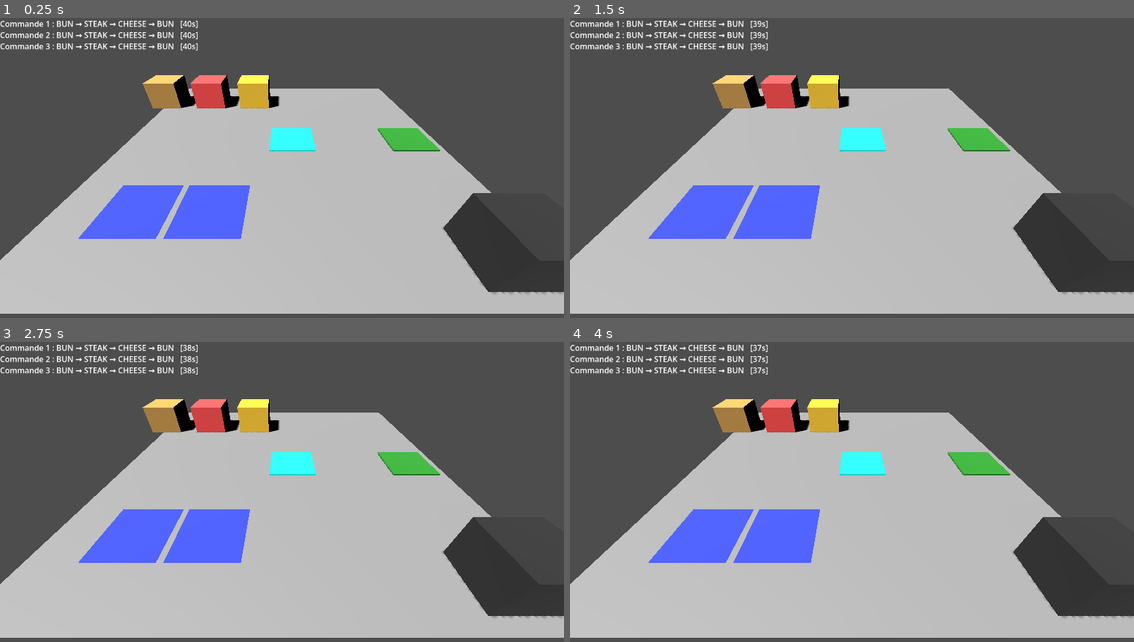
Above: before the commit, frames 1-4 (two rows, left to right).
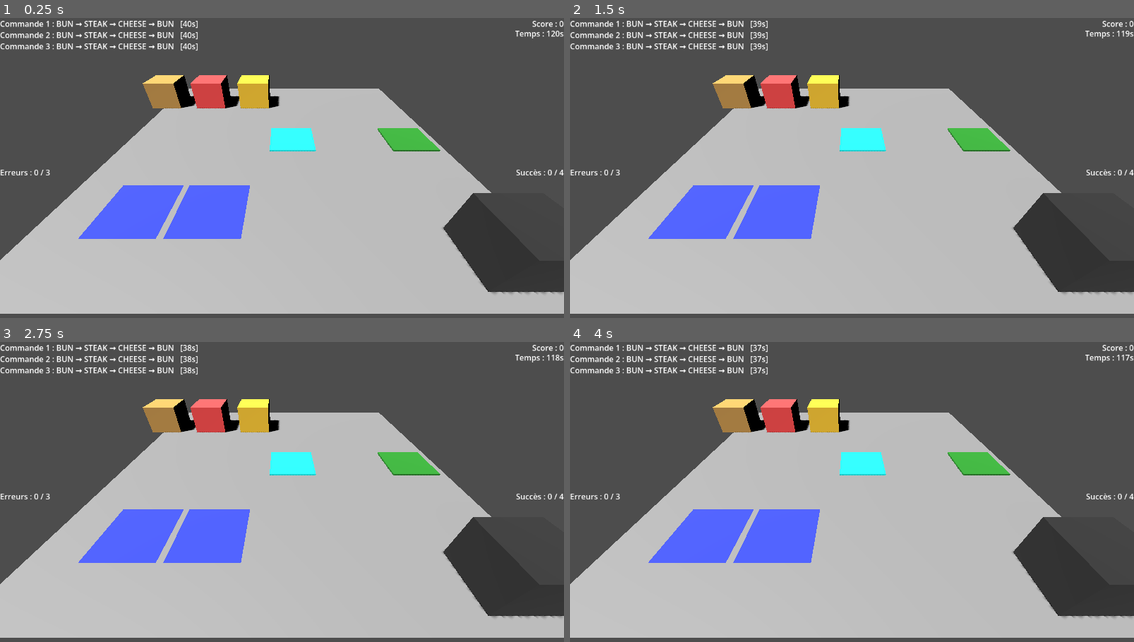
Above: after the commit, the same moments.

Repository: arthur-mdn/Godot-Burger-Maker
Game: Godot game, scene res://Scenes/main.tscn
Same seed, same stepped clock (60 frames per second), same inputs: the game is played once before the commit and once after it.
Inputs (mouse positions are in pixels of both pictures, inside the frame that each line leads up to):
- Up to frame 1 (0.25 s): no input
- Up to frame 2 (1.5 s): tap Enter at 0.5 s; move the mouse to (976, 162) at 0.52 s; click (976, 162) at 0.67 s; tap Space at 1.25 s; move the mouse to (739, 192) at 1.27 s; click (739, 192) at 1.42 s
- Up to frame 3 (2.75 s): tap Enter at 2 s; move the mouse to (338, 432) at 2.02 s; click (338, 432) at 2.17 s
- Up to frame 4 (4 s): tap Space at 2.75 s; move the mouse to (823, 564) at 2.77 s; click (823, 564) at 2.92 s; tap Enter at 3.5 s; move the mouse to (1021, 549) at 3.52 s; click (1021, 549) at 3.67 s

The runs differ from the first frame. In frame 1, 0.3% of the frame differs, in the area x 0-100%, y 0-53%; in frame 2, 0.3%; in frame 3, 0.3%; in frame 4, 0.3%.

Commit message:
Display all level stats on UI (score, timer, fails and success)

Diff:
--- a/Scenes/main.tscn
+++ b/Scenes/main.tscn
@@ -105,3 +105,63 @@
 fit_content = true
 scroll_active = false
 autowrap_mode = 0
+
+[node name="ScoreLabel" type="RichTextLabel" parent="CanvasLayer" unique_id=505984678]
+anchors_preset = 1
+anchor_left = 1.0
+anchor_right = 1.0
+offset_left = -40.0
+offset_bottom = 40.0
+grow_horizontal = 0
+text = "SCORE"
+fit_content = true
+scroll_active = false
+autowrap_mode = 0
+autowrap_trim_flags = 0
+horizontal_alignment = 2
+
+[node name="TimerLabel" type="RichTextLabel" parent="CanvasLayer" unique_id=1094620887]
+anchors_preset = 1
+anchor_left = 1.0
+anchor_right = 1.0
+offset_left = -40.0
+offset_top = 20.0
+offset_bottom = 60.0
+grow_horizontal = 0
+text = "TIMER"
+fit_content = true
+scroll_active = false
+autowrap_mode = 0
+autowrap_trim_flags = 0
+horizontal_alignment = 2
+
+[node name="SuccessLabel" type="RichTextLabel" parent="CanvasLayer" unique_id=1688725441]
+anchors_preset = 6
+anchor_left = 1.0
+anchor_top = 0.5
+anchor_right = 1.0
+anchor_bottom = 0.5
+offset_left = -68.0
+offset_top = -20.0
+offset_bottom = 20.0
+grow_horizontal = 0
+grow_vertical = 2
+text = "SUCCESS"
+fit_content = true
+scroll_active = false
+autowrap_mode = 0
+autowrap_trim_flags = 0
+
+[node name="FailLabel" type="RichTextLabel" parent="CanvasLayer" unique_id=1803385824]
+anchors_preset = 4
+anchor_top = 0.5
+anchor_bottom = 0.5
+offset_top = -20.0
+offset_right = 40.0
+offset_bottom = 20.0
+grow_vertical = 2
+text = "FAIL"
+fit_content = true
+scroll_active = false
+autowrap_mode = 0
+autowrap_trim_flags = 0
--- a/Scripts/main.gd
+++ b/Scripts/main.gd
@@ -13,6 +13,11 @@
 @onready var stations_root = $World/Stations
 @onready var order_manager = $OrderManager
 @onready var camera = $Camera3D
+
+@onready var score_label = $CanvasLayer/ScoreLabel
+@onready var timer_label = $CanvasLayer/TimerLabel
+@onready var success_label = $CanvasLayer/SuccessLabel
+@onready var fail_label = $CanvasLayer/FailLabel
 
 func _ready():
 	var items = get_tree().get_nodes_in_group("item")
@@ -30,12 +35,12 @@
 func start_level():
 	var level_data = level_manager.get_current_level()
 
+	success_count = 0
 	fail_count = 0
-	success_count = 0
-	max_failures = level_data["max_failures"]
 	score = 0
 	level_time_left = level_data["time_limit"]
 	target_success = level_data["target_success"]
+	max_failures = level_data["max_failures"]
 	level_running = true
 
 	setup_level()
@@ -43,6 +48,8 @@
 	order_manager.set_level_orders(level_data["allowed_orders"])
 	order_manager.clear_orders()
 	order_manager.start_orders(2)
+
+	update_level_ui()
 
 	print("START LEVEL :", level_data["name"])
 	print("Target success :", target_success)
@@ -62,6 +69,19 @@
 			body.process_mode = Node.PROCESS_MODE_INHERIT if enabled else Node.PROCESS_MODE_DISABLED
 			body.set_collision_layer_value(2, enabled)
 
+func update_level_ui():
+	if score_label:
+		score_label.text = "Score : " + str(score)
+
+	if timer_label:
+		timer_label.text = "Temps : " + str(int(ceil(level_time_left))) + "s"
+
+	if success_label:
+		success_label.text = "Succès : " + str(success_count) + " / " + str(target_success)
+
+	if fail_label:
+		fail_label.text = "Erreurs : " + str(fail_count) + " / " + str(max_failures)
+
 func _input(event):
 	if event is InputEventMouseButton and not event.pressed:
 		if held_item != null:
@@ -74,6 +94,7 @@
 		if level_time_left <= 0:
 			level_time_left = 0
 			end_level(false)
+		update_level_ui()
 
 	if held_item != null:
 		var mouse_pos = get_viewport().get_mouse_position()
@@ -136,6 +157,8 @@
 	success_count += 1
 	score += 10
 
+	update_level_ui()
+
 	print("SUCCESS COUNT :", success_count, "/", target_success)
 	print("SCORE :", score)
 
@@ -145,6 +168,8 @@
 func register_fail():
 	fail_count += 1
 	score -= 5
+
+	update_level_ui()
 
 	print("FAIL COUNT :", fail_count, "/", max_failures)
 	print("SCORE :", score)
@@ -160,6 +185,7 @@
 		return
 
 	level_running = false
+	update_level_ui()
 
 	if win:
 		print("LEVEL COMPLETE")
